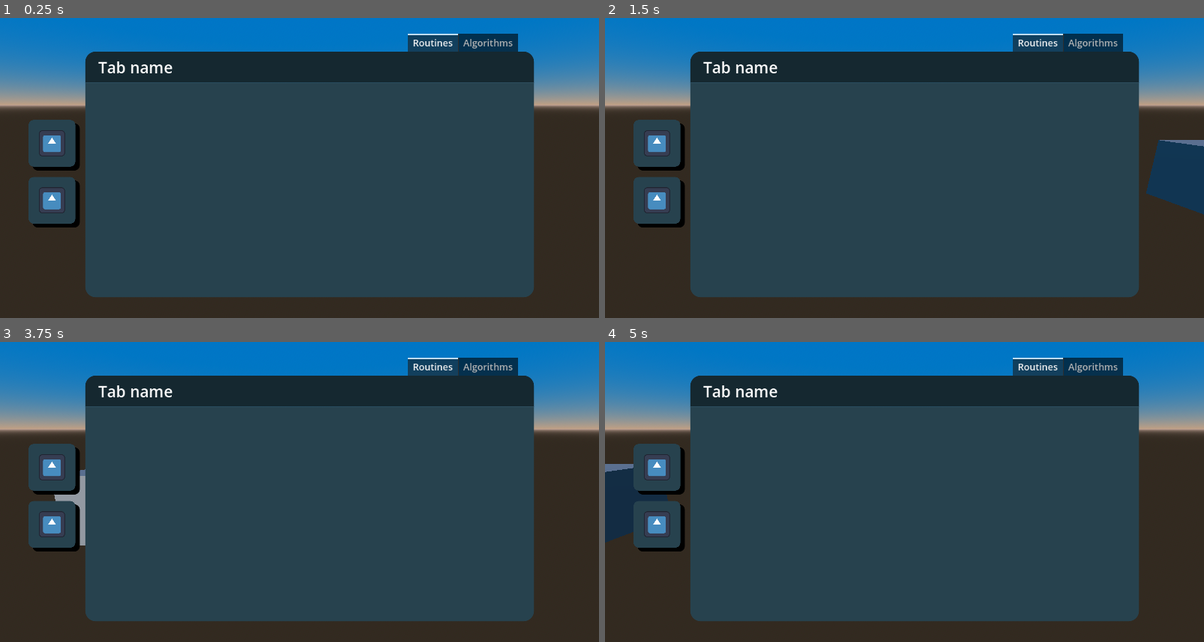
Above: before the commit, frames 1-4 (two rows, left to right).
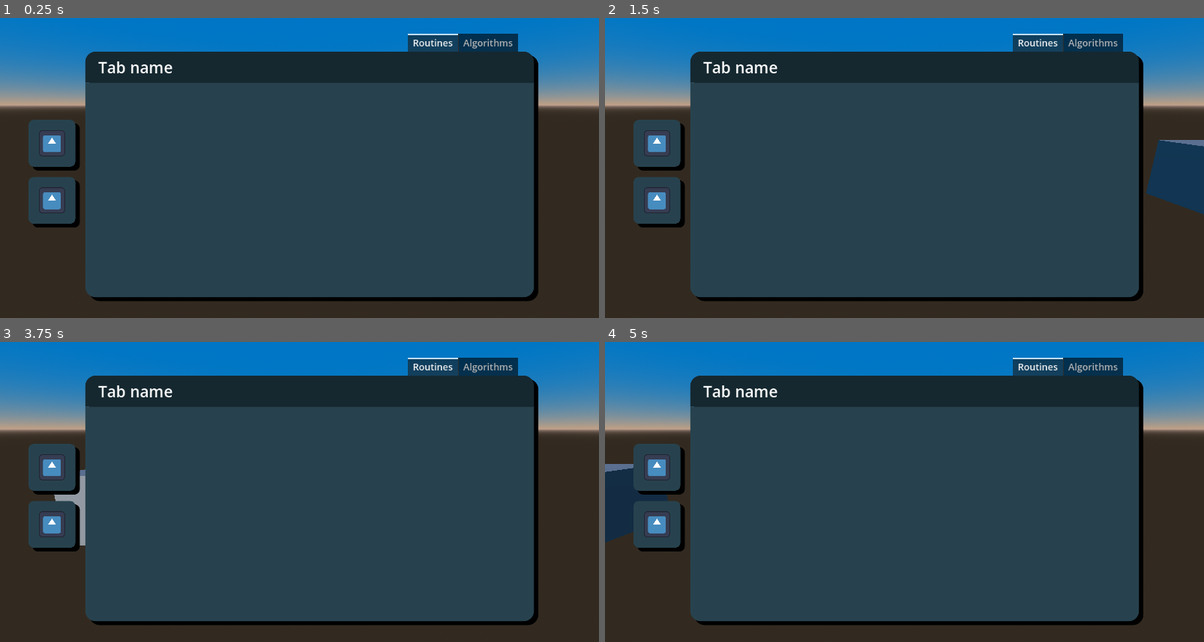
Above: after the commit, the same moments.

Repository: wxnn08/algocity
Game: Godot game, scene res://src/main.tscn
The game is run twice, just before and just after one commit, with the same random seed, the same clock (stepped at 60 frames per second) and the same inputs. The engine's default icon, where the game draws it, is replaced by a stand-in: a white triangle on a blue panel in a dark square.
Inputs (mouse positions are in pixels of both pictures, inside the frame that each line leads up to):
- Up to frame 1 (0.25 s): no input
- Up to frame 2 (1.5 s): click (658, 147) at 0.52 s; click (658, 147) at 1.27 s
- Up to frame 3 (3.75 s): click (53, 471) at 2.02 s; tap Enter at 3.5 s
- Up to frame 4 (5 s): no input

The runs differ from the first frame. In frame 1, 1.7% of the frame differs, in the area x 14-90%, y 12-95%; in frame 2, 1.7%; in frame 3, 1.7%; in frame 4, 1.7%.

Commit message:
feat: add menu shadow

Diff:
--- a/src/menu/general/menu_background.tscn
+++ b/src/menu/general/menu_background.tscn
@@ -6,11 +6,17 @@
 bg_color = Color(0.0823529, 0.156863, 0.188235, 1)
 corner_radius_top_left = 20
 corner_radius_top_right = 20
+shadow_color = Color(0, 0, 0, 1)
+shadow_size = 1
+shadow_offset = Vector2(8, 7)
 
 [sub_resource type="StyleBoxFlat" id="StyleBoxFlat_onks0"]
 bg_color = Color(0.152941, 0.258824, 0.305882, 1)
 corner_radius_bottom_right = 20
 corner_radius_bottom_left = 20
+shadow_color = Color(0, 0, 0, 1)
+shadow_size = 1
+shadow_offset = Vector2(8, 7)
 
 [node name="BackgroundMenu" type="Control"]
 layout_mode = 3
